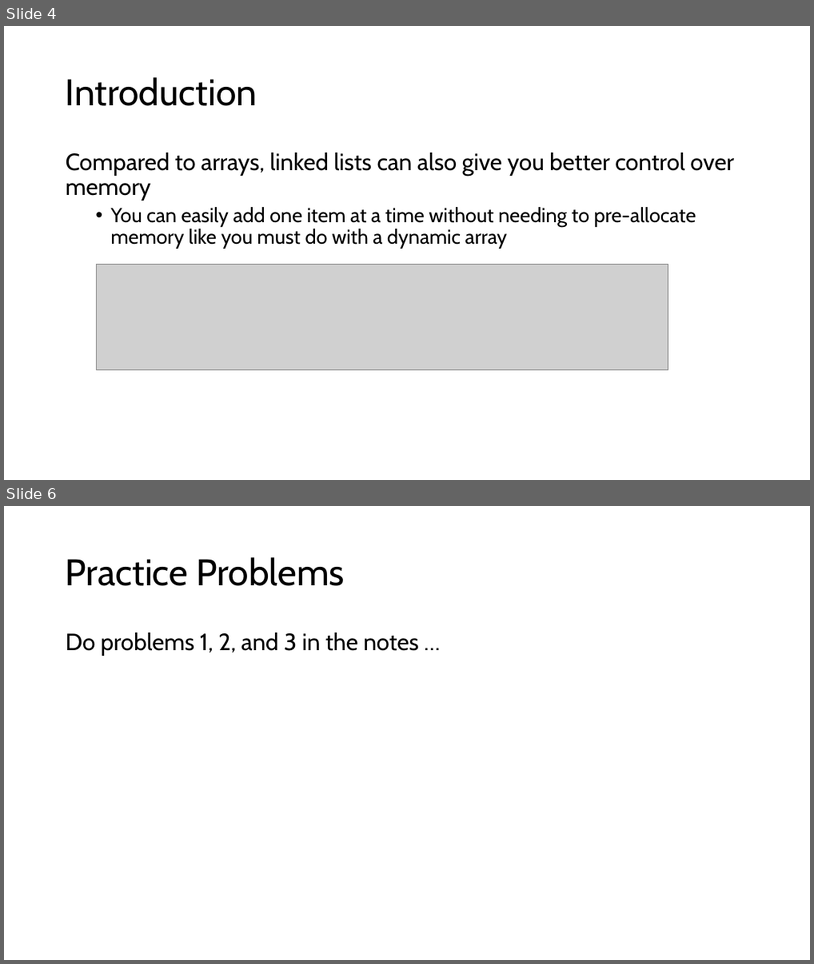
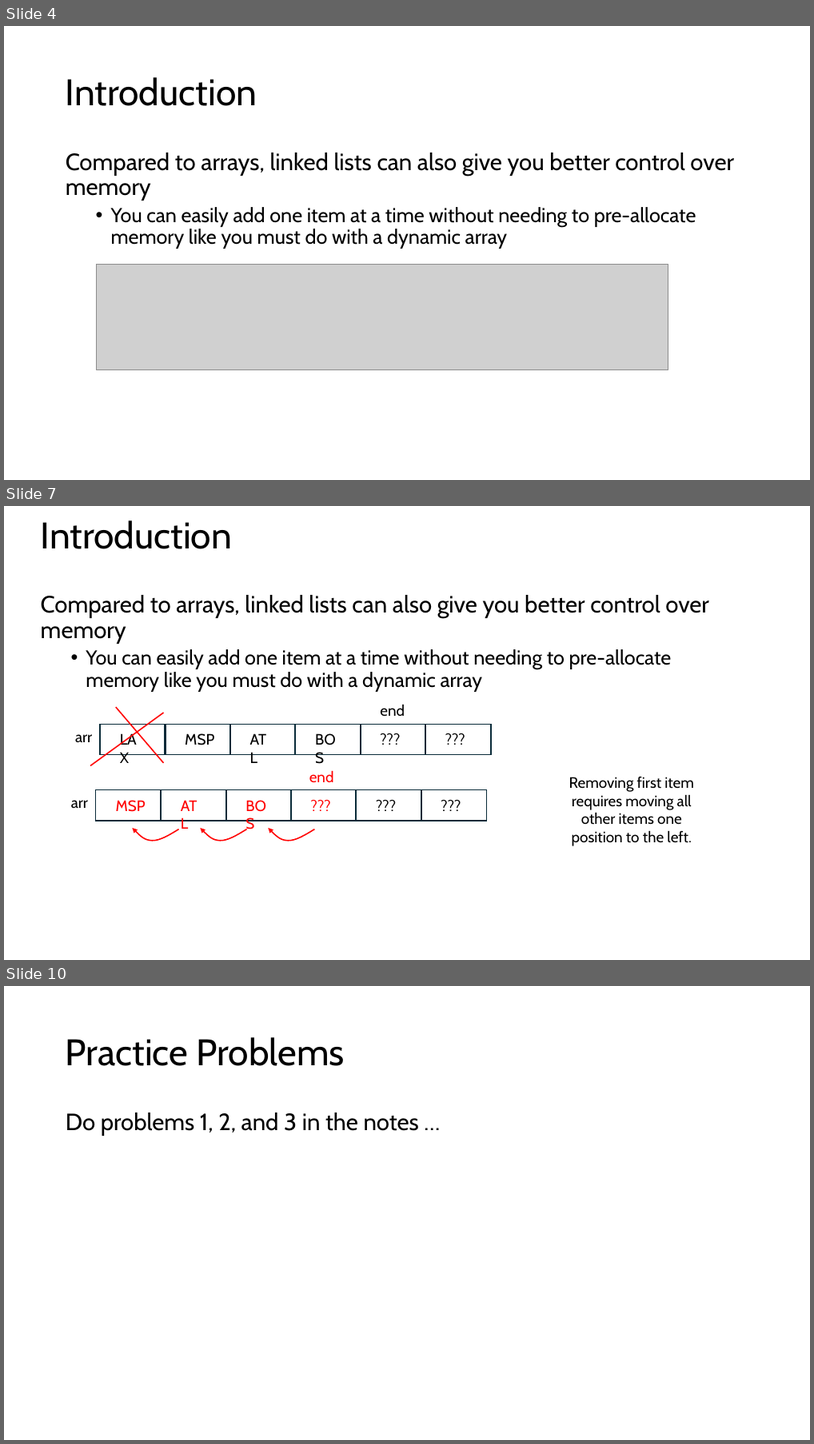
Before and after one commit to tjd1234/cmpt225Summer2026, a slide deck: lectures/lecture2/lecture2.pptx. Shown one above the other, each under a label of ours: slides 4 and 6 before the commit, slides 4, 7 and 10 after it; the slides between them are not shown. The pictures are 814x964 and 814x1444 pixels, drawn with LibreOffice and Linux fonts; fonts in the diff are those of the drawing; grey boxes stand for pictures. Boxes give left, top, right and bottom in pixels: in the first picture for what was removed or moved away, otherwise in the second. Text is boxed around its words. In the diff, an @@ line names an element or a change of style, - is before the commit and + after.

```diff
--- a/lectures/lecture2/lecture2.pptx
+++ b/lectures/lecture2/lecture2.pptx
@@ slide 7 added at (4, 506, 810, 960), background #FFFFFF @@
@@ title added at (41, 520, 232, 549), 44 pt, text #000000 @@
+Introduction
@@ text added at (41, 595, 710, 692), 24 pt, text #000000 @@
+Compared to arrays, linked lists can also give you better control over memory
+  • You can easily add one item at a time without needing to pre-allocate memory like you must do with a dynamic array
@@ line added from (90, 765) to (164, 712), #FF0000 1.5 pt @@
@@ line added from (164, 763) to (116, 707), #FF0000 1.5 pt @@
@@ text added at (380, 704, 405, 716), 18 pt, text #000000 @@
+end
@@ text added at (75, 734, 92, 742), 18 pt, text #000000 @@
+arr
@@ group added at (100, 724, 491, 755): 6 rectangles, 6 texts @@
+LAX
+MSP
+ATL
+BOS
+???
+???
@@ text added at (310, 770, 334, 782), 18 pt, text #FF0000 @@
+end
@@ group added at (96, 790, 486, 820): 6 rectangles, 6 texts @@
+MSP
+ATL
+BOS
+???
+???
+???
@@ text added at (570, 776, 694, 846), 18 pt, text #000000 @@
+Removing first item requires moving all other items one position to the left.
@@ text added at (71, 800, 88, 808), 18 pt, text #000000 @@
+arr
@@ freeform shape added at (132, 828, 179, 840), outline #FF0000 1.5 pt @@
@@ freeform shape added at (201, 828, 247, 840), outline #FF0000 1.5 pt @@
@@ freeform shape added at (268, 828, 315, 840), outline #FF0000 1.5 pt @@
@@ what was slide 6 is now slide 10 @@
```
Also in this commit, not shown: 2 slides changed, 3 other slides added, 8 other files.
